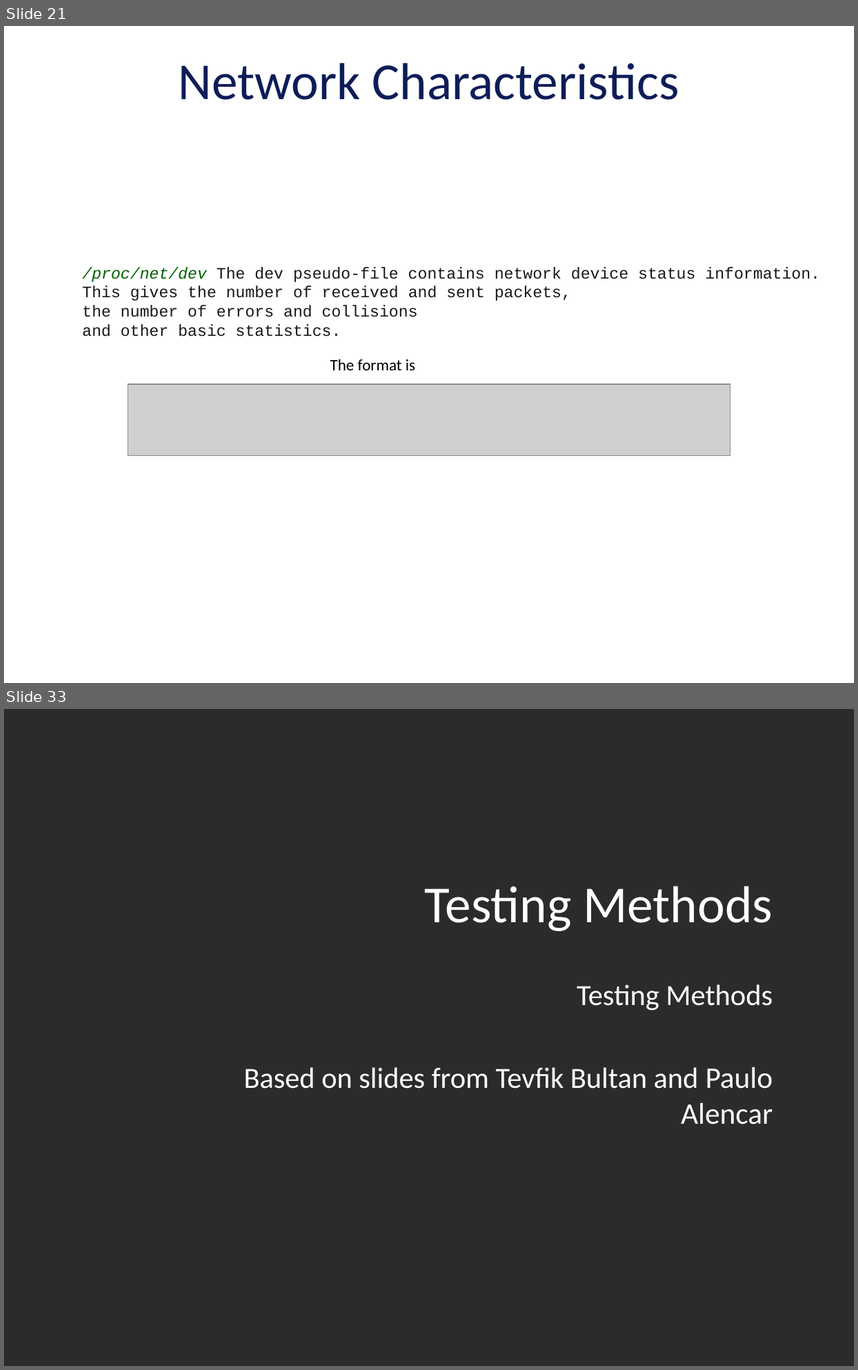
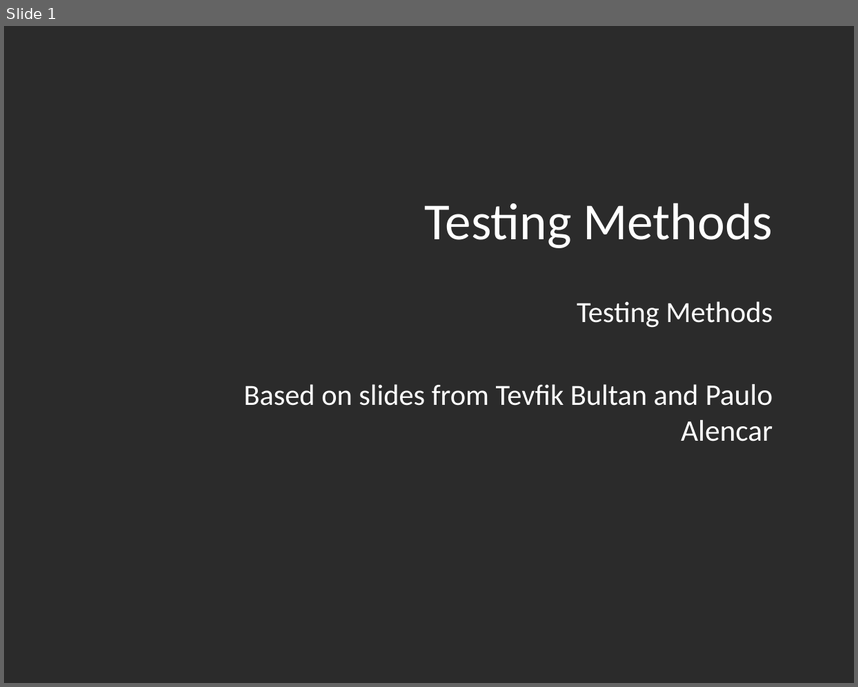
Before and after one commit to vu-resilient-distributed-systems/lectures-fall-2019, a slide deck: Module-4-Finding-Failures/04_01-testing.pptx. Shown one above the other, each under a label of ours: slides 21 and 33 before the commit, slide 1 after it; the slides between them are not shown. The pictures are 858x1370 and 858x687 pixels, drawn with LibreOffice and Linux fonts; fonts in the diff are those of the drawing; grey boxes stand for pictures; background and template pictures are left out; a plain dark background stands for a picture behind light text. Boxes give left, top, right and bottom in pixels: in the first picture for what was removed or moved away, otherwise in the second. Text is boxed around its words. In the diff, an @@ line names an element or a change of style, - is before the commit and + after.

```diff
--- a/Module-4-Finding-Failures/04_01-testing.pptx
+++ b/Module-4-Finding-Failures/04_01-testing.pptx
@@ slide 21 removed at <box>4,26,854,683</box>, background picture (left out) @@
@@ title removed at <box>179,63,680,100</box> @@
-Network Characteristics
@@ text removed at <box>82,267,820,336</box> @@
-/proc/net/dev The dev pseudo-file contains network device status information.
-This gives the number of received and sent packets,
-the number of errors and collisions
-and other basic statistics.
@@ text removed at <box>330,359,415,370</box> @@
-The format is
@@ picture removed at <box>128,384,731,455</box> @@
@@ what was slide 33 is now slide 1 @@
```
Also in this commit, not shown: 31 other slides removed, 1 other file.
